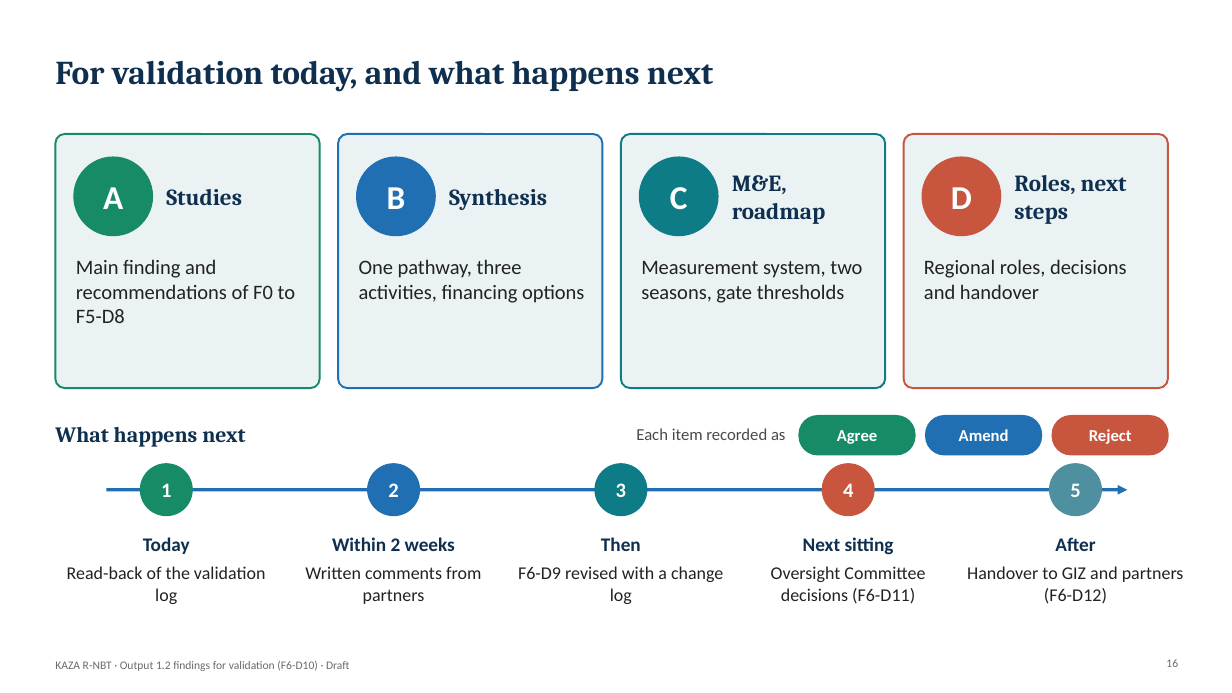
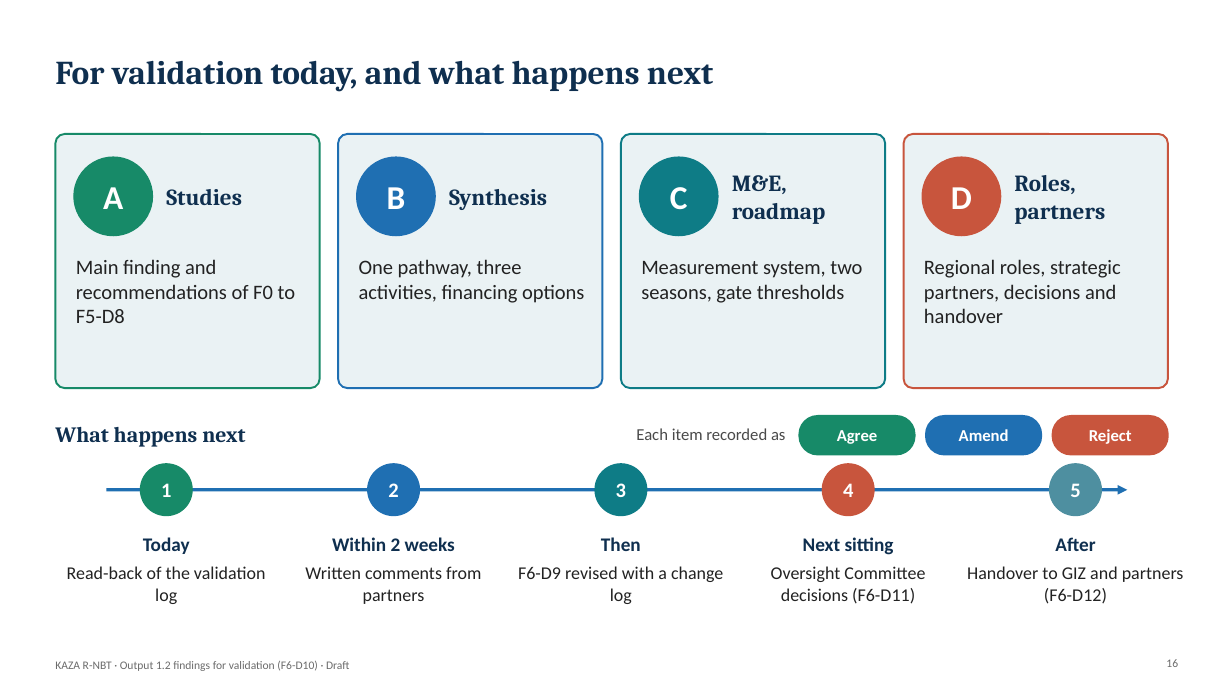
Before and after one commit to modestanz/GIZ-Works, a slide deck: slide 16 of deliverables/F6-D10_Output_1.2_Findings_for_Validation_by_Deliverable.pptx. Drawn at 1232x693 pixels with LibreOffice and Linux fonts; fonts in the diff are those of the drawing; background and template pictures are left out. Boxes give left, top, right and bottom in pixels: in the first picture for what was removed or moved away, otherwise in the second. Text is boxed around its words. In the diff, an @@ line names an element or a change of style, - is before the commit and + after.

```diff
--- a/deliverables/F6-D10_Output_1.2_Findings_for_Validation_by_Deliverable.pptx
+++ b/deliverables/F6-D10_Output_1.2_Findings_for_Validation_by_Deliverable.pptx
@@ text at [1014,175,1105,224]: text changed @@
-Roles, next steps
+Roles, partners
@@ text at [924,259,1121,323]: text changed @@
-Regional roles, decisions and handover
+Regional roles, strategic partners, decisions and handover
```
Also in this commit, not shown: 3 other slides changed, 1 slide added, 1 slide removed, 5 other files.
